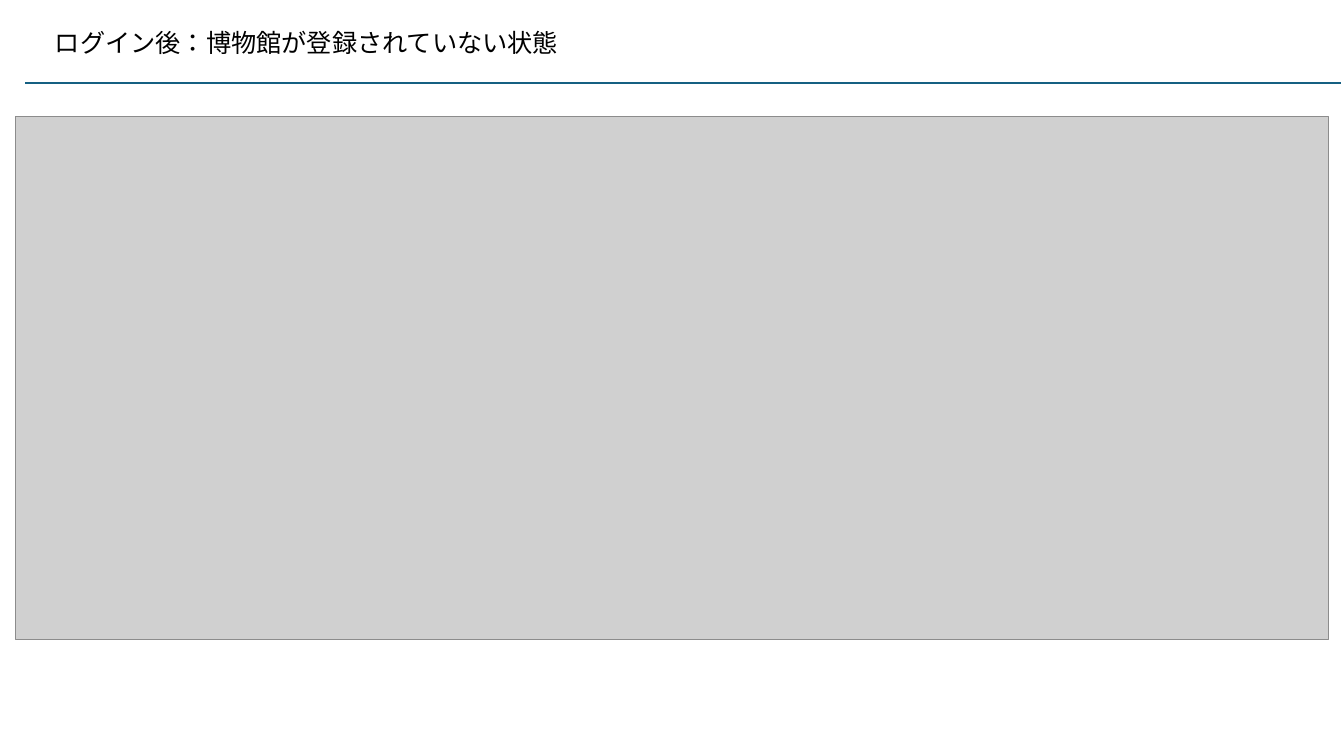
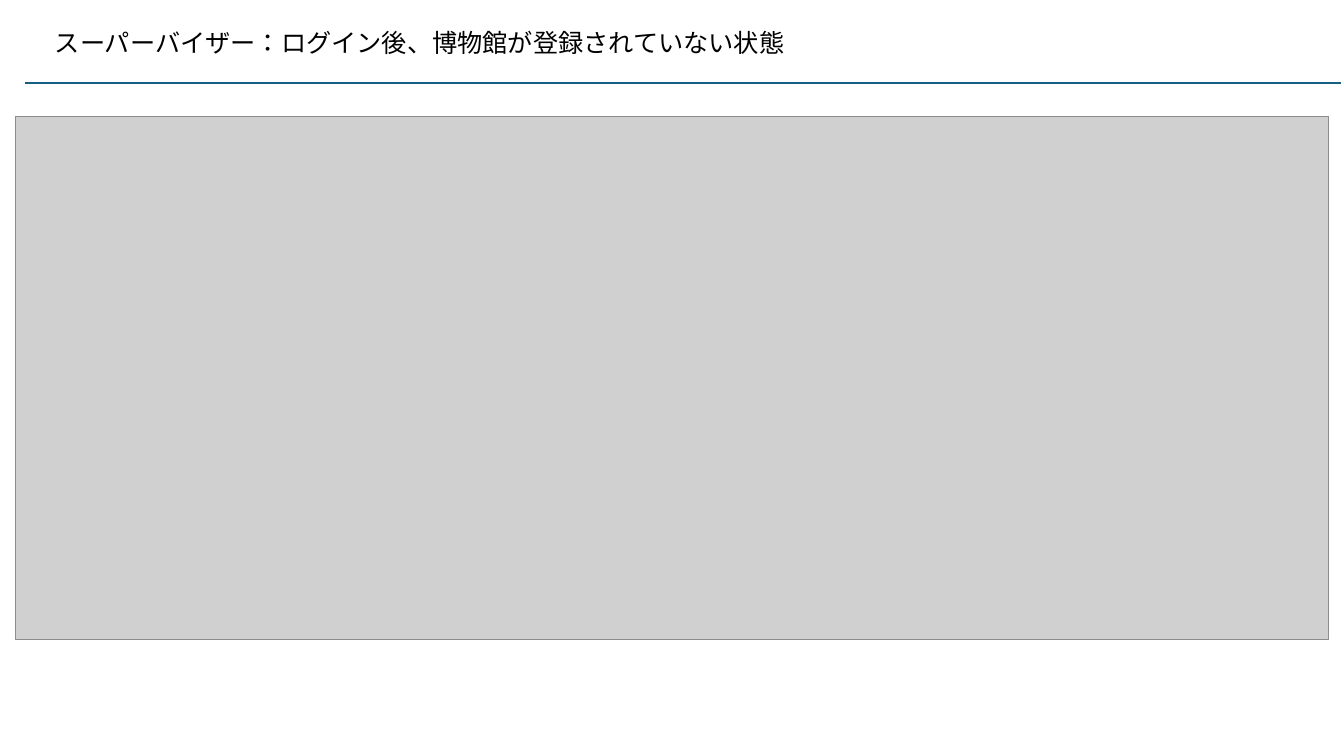
Before and after one commit to kaze-lab/museum_app_proj, a slide deck: slide 13 of 展示物アプリ仕様.pptx. Drawn at 1344x756 pixels with LibreOffice and Linux fonts; fonts in the diff are those of the drawing; grey boxes stand for pictures. Boxes give left, top, right and bottom in pixels: in the first picture for what was removed or moved away, otherwise in the second. Text is boxed around its words. In the diff, an @@ line names an element or a change of style, - is before the commit and + after.

```diff
--- a/展示物アプリ仕様.pptx
+++ b/展示物アプリ仕様.pptx
@@ text at [55, 30, 785, 54]: text changed @@
-ログイン後：博物館が登録されていない状態
+スーパーバイザー：ログイン後、博物館が登録されていない状態
```
Also in this commit, not shown: 3 other slides changed, 4 slides added, 1 slide removed, 5 other files.
